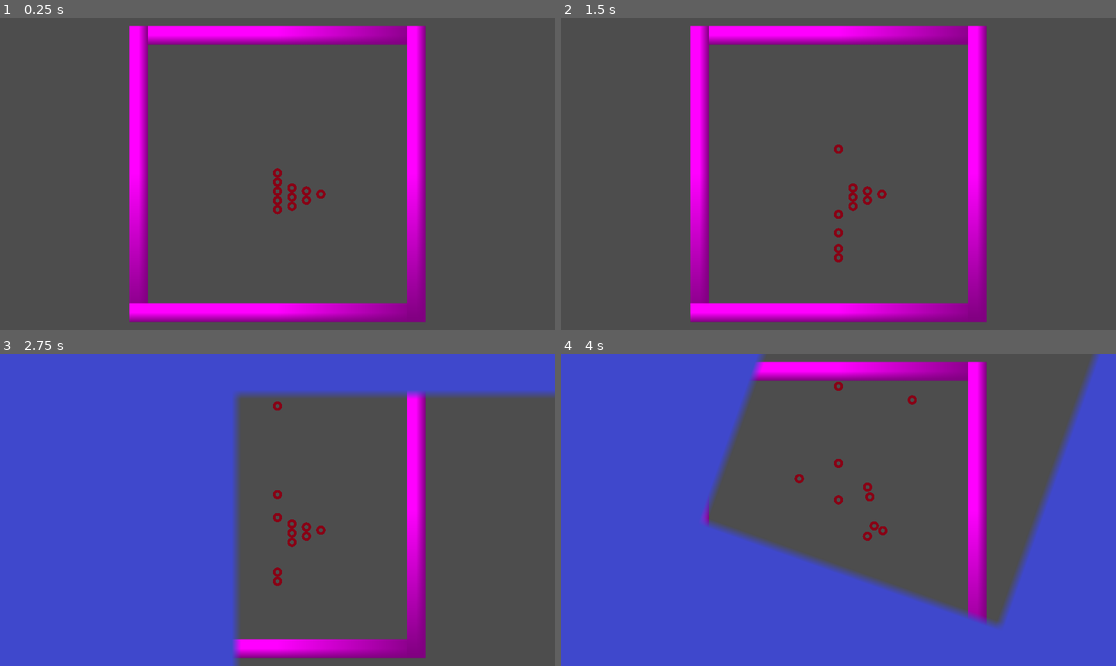
Above: before the commit, frames 1-4 (two rows, left to right).
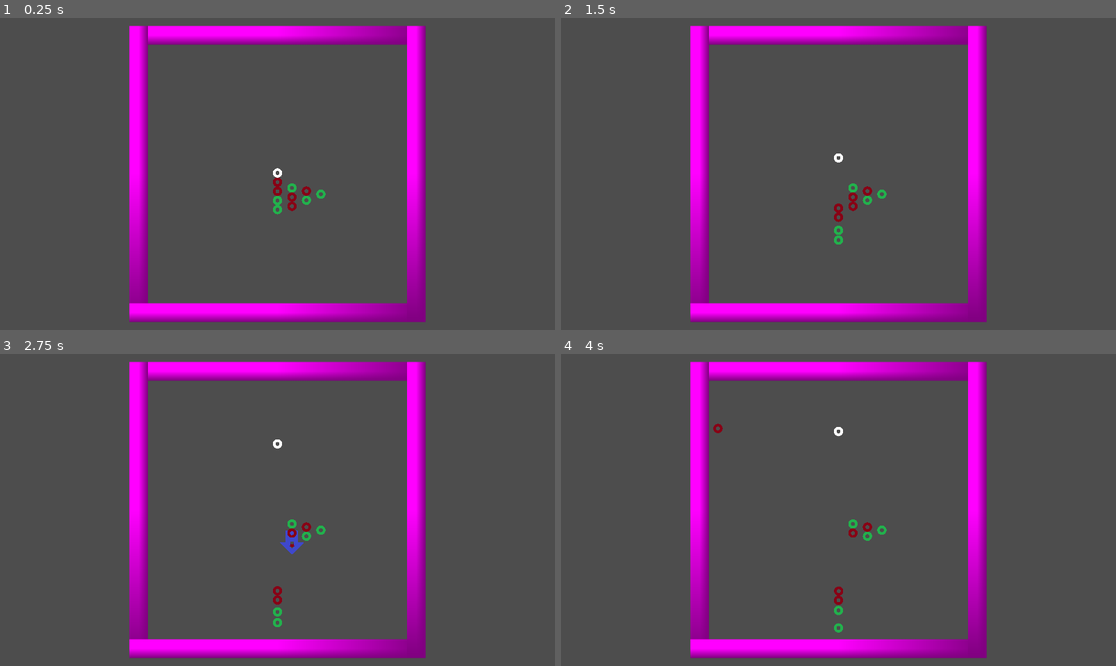
Above: after the commit, the same moments.

Repository: devonbacon/piechenotte
Game: Godot game, scene res://game.tscn
Two runs of this game, one before a commit and one after it. Both use one fixed random seed, a clock stepped at 60 frames per second and the inputs below.
Inputs (mouse positions are in pixels of both pictures, inside the frame that each line leads up to):
- Up to frame 1 (0.25 s): no input
- Up to frame 2 (1.5 s): tap Enter at 0.5 s; move the mouse to (838, 174) at 0.52 s; press the mouse at (838, 174) at 0.53 s; tap Space at 1.25 s; move the mouse to (838, 208) at 1.27 s; release the mouse at (838, 208) at 1.28 s; click (838, 208) at 1.35 s
- Up to frame 3 (2.75 s): tap Enter at 2 s; move the mouse to (294, 541) at 2.02 s; press the mouse at (294, 541) at 2.03 s
- Up to frame 4 (4 s): tap Space at 2.75 s; move the mouse to (838, 572) at 2.77 s; release the mouse at (838, 572) at 2.78 s; click (838, 572) at 2.85 s; move the mouse to (860, 519) at 3.52 s; press the mouse at (860, 519) at 3.53 s

The runs differ from the first frame. In frame 1, 0.2% of the frame differs, in the area x 49-59%, y 48-64%; in frame 2, 0.4%; in frame 3, 51%; in frame 4, 59%, in the area x 0-100%, y 0-100%.

Commit message:
feat: colors

Diff:
--- a/piechenotte/game.gd
+++ b/piechenotte/game.gd
@@ -6,7 +6,7 @@
 
 func _ready():
 	var shooter = Piece.instantiate()
-	shooter.init(window.size / 2)
+	shooter.init(window.size / 2, "white")
 
 	add_child(shooter)
 
@@ -15,7 +15,8 @@
 
 	for i in 10:
 		var other = Piece.instantiate()
-		other.init((window.size / 2) + Vector2i(count_in_line * 50, 100 - 10 * line))
+		var color = "green" if i % 2 == 0 else "red"
+		other.init((window.size / 2) + Vector2i(count_in_line * 50, 100 - 10 * line), color)
 
 		if count_in_line == line:
 			line += 1
--- a/piechenotte/piece/charge_target.gd
+++ b/piechenotte/piece/charge_target.gd
@@ -1,4 +1,4 @@
-extends Sprite2D
+extends Node2D
 
 signal fire
 
@@ -11,6 +11,11 @@
 func _ready():
 	hide()
 
+func do_rotate():
+	var direction = global_position - source_pos
+
+	rotation = atan2(direction.y, direction.x)
+
 func set_global_pos(source: Vector2, target: Vector2):
 	var distance = (target - source).normalized() * clamp(target.distance_to(source), 0, MAX_DISTANCE_PX)
 
@@ -19,16 +24,15 @@
 func init(pos: Vector2):
 	source_pos = pos
 	enabled = true
+	do_rotate()
 	show()
+
 
 func _process(_delta) -> void:
 	if enabled and Input.is_action_pressed("click"):
 		set_global_pos(source_pos, get_global_mouse_position())
 
-		var direction = global_position - source_pos
-		var angle = atan2(direction.y, direction.x)
-
-		rotation = angle
+		do_rotate()
 
 
 func _input(event):
--- a/piechenotte/piece/charge_target.tscn
+++ b/piechenotte/piece/charge_target.tscn
@@ -3,8 +3,13 @@
 [ext_resource type="Script" uid="uid://dg3n5hkqncwla" path="res://piece/charge_target.gd" id="1_5np5u"]
 [ext_resource type="Texture2D" uid="uid://dapgs8vr423xv" path="res://piece/target.png" id="1_nga0y"]
 
-[node name="ChargeTarget" type="Sprite2D"]
+[node name="ChargeTarget" type="Node2D"]
 position = Vector2(9.536743e-07, 5.9604645e-07)
+script = ExtResource("1_5np5u")
+MAX_DISTANCE_PX = 200
+
+[node name="Sprite2D" type="Sprite2D" parent="."]
+position = Vector2(-2.0980835e-05, -1.1444092e-05)
+rotation = -1.5707964
+scale = Vector2(0.01, 0.01)
 texture = ExtResource("1_nga0y")
-flip_v = true
-script = ExtResource("1_5np5u")
--- a/piechenotte/piece/piece.gd
+++ b/piechenotte/piece/piece.gd
@@ -4,8 +4,19 @@
 
 @export var IMPULSE_SCALE: int
 
-func init(pos: Vector2):
+var red = preload("res://piece/red.png")
+var green = preload("res://piece/green.png")
+var white = preload("res://piece/white.png")
+
+func init(pos: Vector2, type: String):
 	global_position = pos
+	if type == "red":
+		$Sprite2D.texture = red
+	elif type == "green":
+		$Sprite2D.texture = green
+	else:
+		$Sprite2D.texture = white
+
 
 func _on_input_event(_viewport: Node, event: InputEvent, _shape_idx: int) -> void:
 	if event.is_action_pressed("click"):
--- a/piechenotte/piece/piece.tscn
+++ b/piechenotte/piece/piece.tscn
@@ -19,7 +19,7 @@
 angular_damp = 1.0
 script = ExtResource("1_3makh")
 target_scene = ExtResource("2_hisf2")
-IMPULSE_SCALE = 40
+IMPULSE_SCALE = 20
 
 [node name="CollisionShape2D" type="CollisionShape2D" parent="."]
 shape = SubResource("CircleShape2D_hkc8k")
@@ -32,6 +32,7 @@
 [node name="ChargeTarget" parent="." instance=ExtResource("2_hisf2")]
 position = Vector2(-2.9802322e-07, 2.9802322e-07)
 scale = Vector2(32, 32)
+MAX_DISTANCE_PX = 150
 
 [connection signal="input_event" from="." to="." method="_on_input_event"]
 [connection signal="fire" from="ChargeTarget" to="." method="_on_charge_target_fire"]
Not shown: 1 places in piechenotte/piece/piece.tscn that only renumber resources
Binary file added: piechenotte/piece/white.png
Not shown, added: piechenotte/piece/white.png.import
